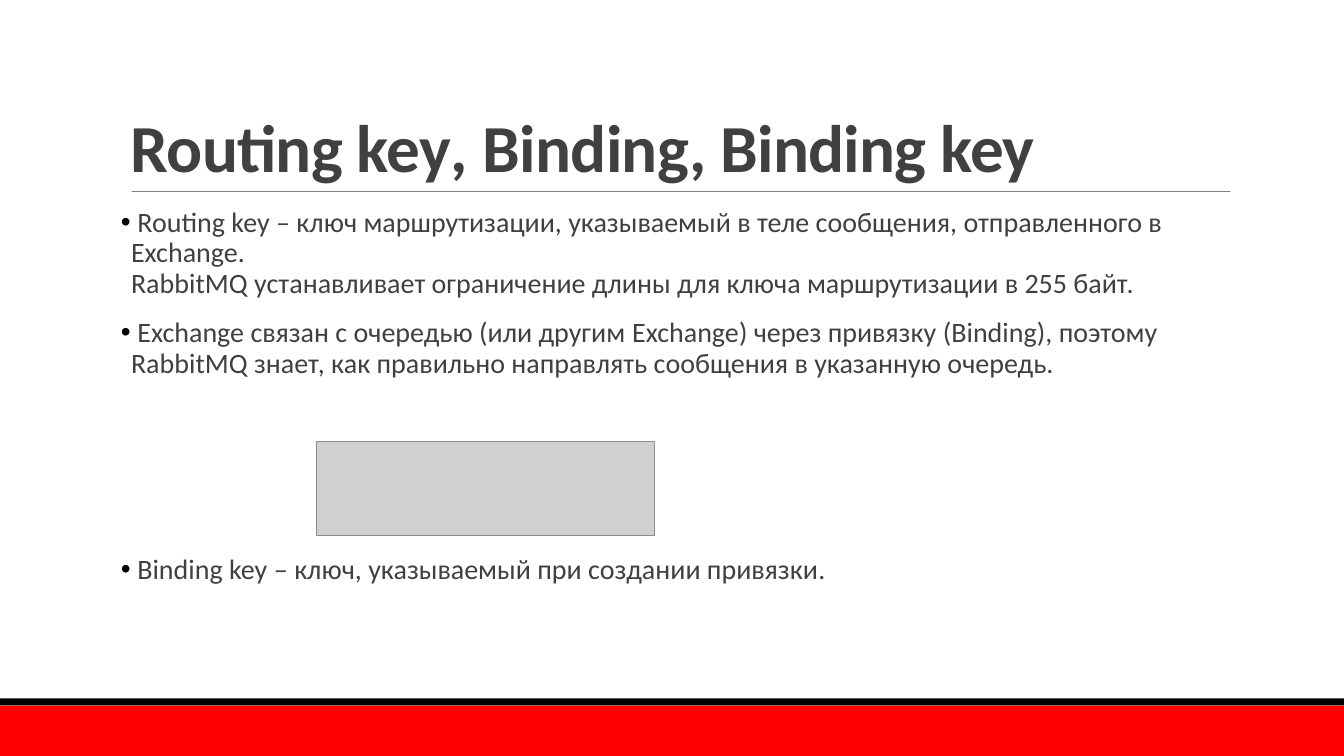
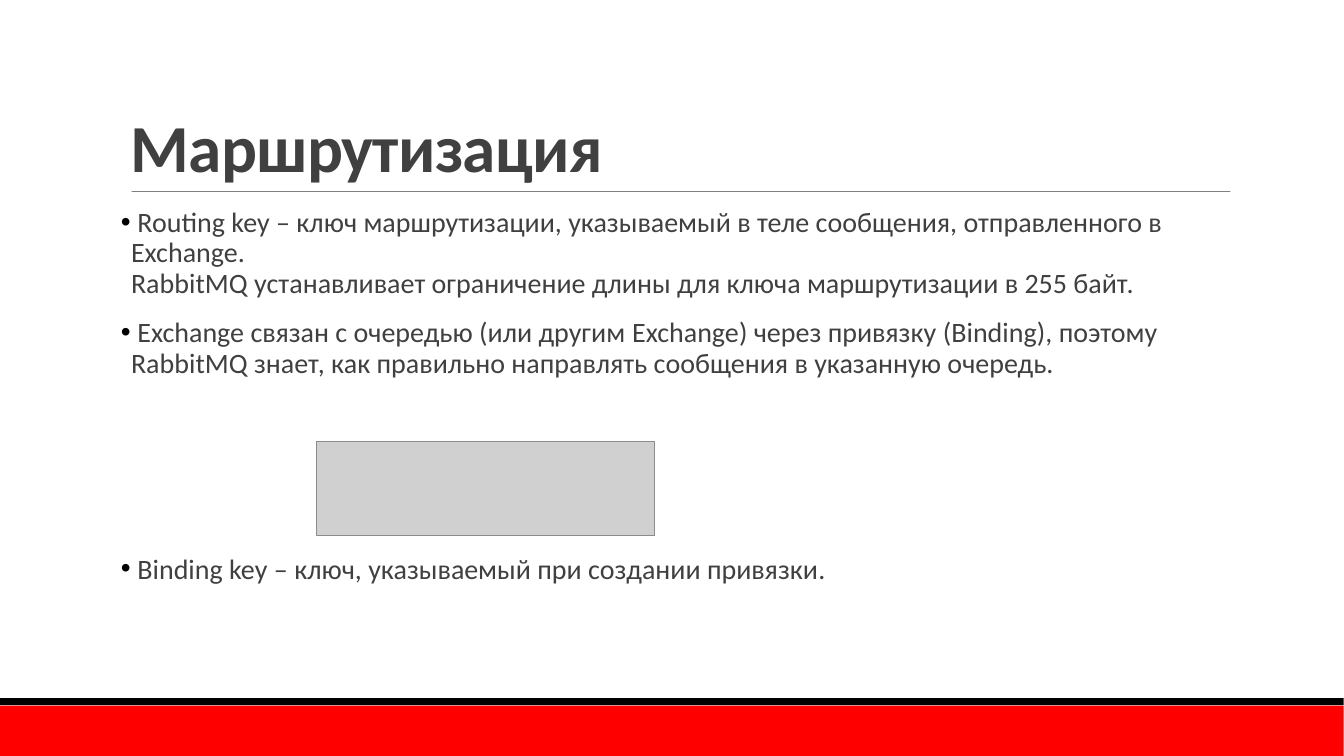
Before and after one commit to TurCons/DisconfRabbitMq, a slide deck: slide 12 of presentation/RabbitMQ.pptx (slide 10 before the commit). Drawn at 1344x756 pixels with LibreOffice and Linux fonts; fonts in the diff are those of the drawing; grey boxes stand for pictures; background and template pictures are left out. Boxes give left, top, right and bottom in pixels: in the first picture for what was removed or moved away, otherwise in the second. Text is boxed around its words. In the diff, an @@ line names an element or a change of style, - is before the commit and + after.

```diff
--- a/presentation/RabbitMQ.pptx
+++ b/presentation/RabbitMQ.pptx
@@ title at bbox=[131, 128, 603, 183]: text changed @@
-Routing key, Binding, Binding key
+Маршрутизация
```
Also in this commit, not shown: 4 other slides changed, 2 slides added, 1 other file.
